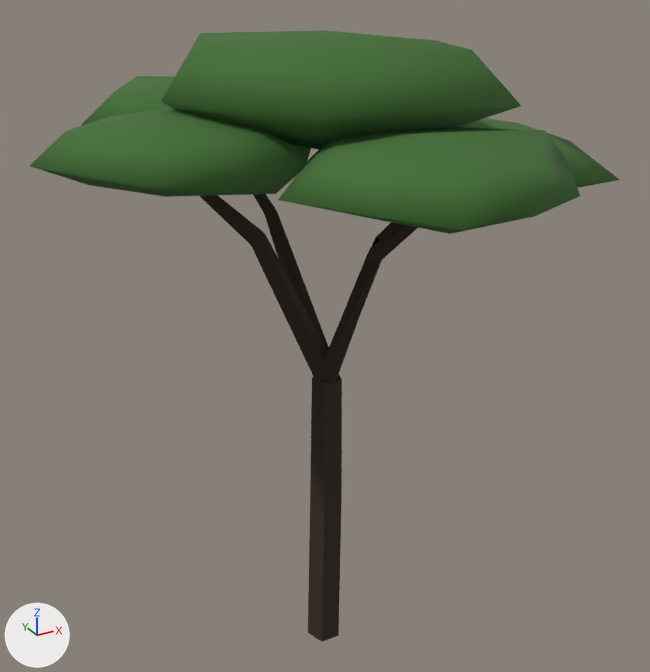
An edit to the glTF model assets/成品/树_14.glb, drawn before and after from the same camera.
Rendered twice from a 50 mm lens placed at (-4.53, -8.27, 8.42), pointed at (0.07, 0.09, 4.24). The lights are fixed; the arrows at lower left show +X, +Y and +Z. The older version comes first.

Names of what the first picture shows: '树_14'.
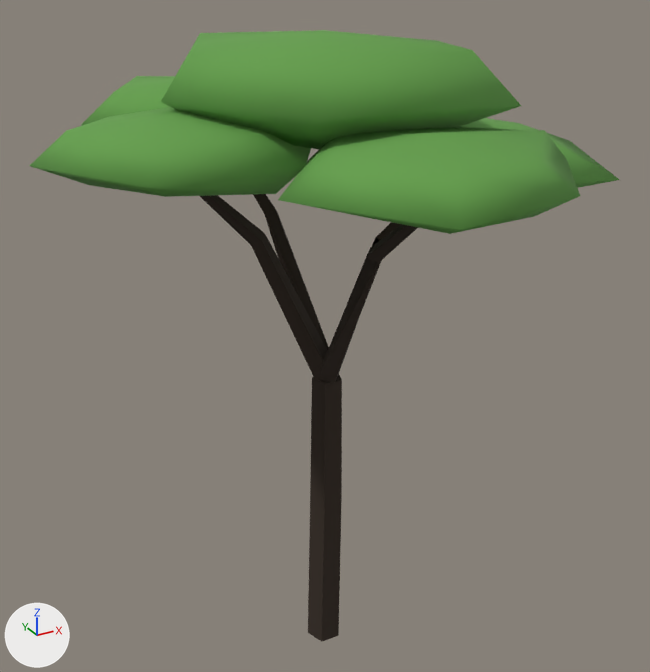
Boxes (x1, y1, x2, y2) around the edits, measured in the pictures (650 x 672 px):
'树_14', recoloured (dark green to green)
    both: (30, 30, 619, 234)

What the commit changed:
Material 'leaf_mid' (mat_leaf_mid) changes colour from dark green #3e6c2e to green #629e48; in linear values from (0.0482, 0.15, 0.0273) to (0.122, 0.342, 0.0648).
